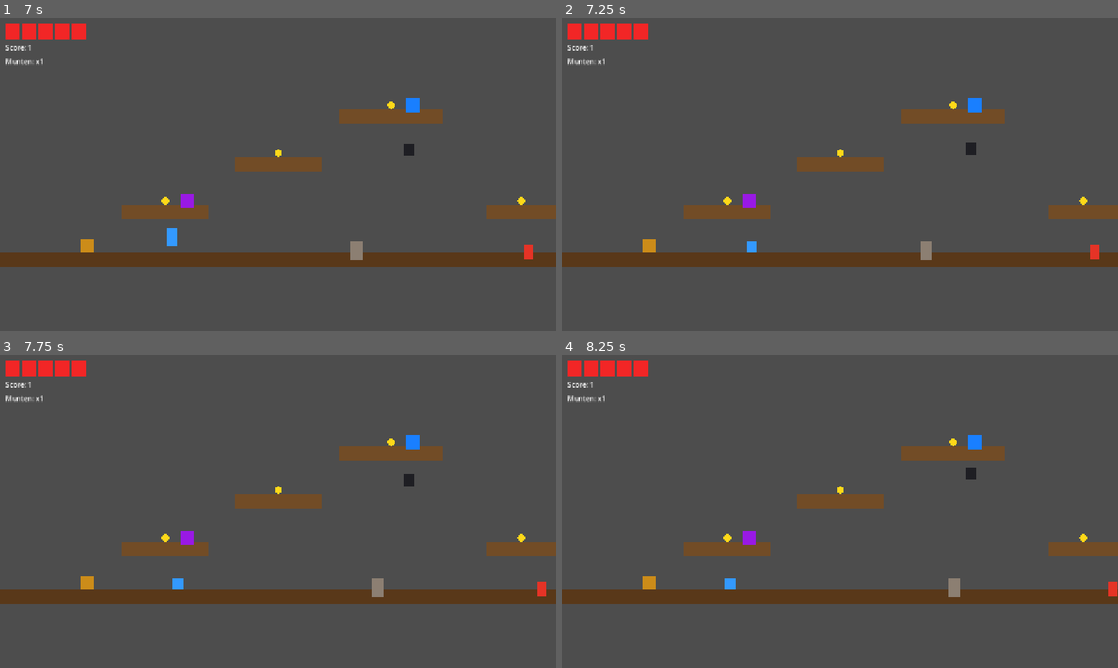
Above: before the commit, frames 1-4 (two rows, left to right).
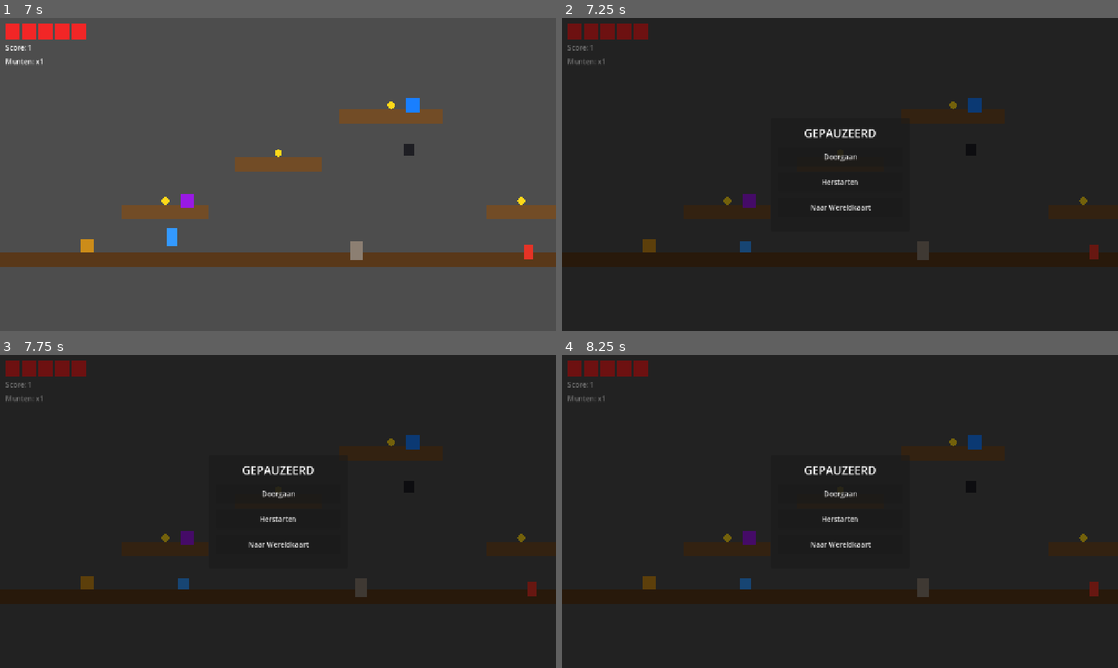
Above: after the commit, the same moments.

Repository: Morningcoffee74/flints-quest
Game: Godot game, scene res://scenes/ui/MainMenu.tscn
The game is run twice, just before and just after one commit, with the same random seed, the same clock (stepped at 60 frames per second) and the same inputs.
Inputs (mouse positions are in pixels of both pictures, inside the frame that each line leads up to):
- Up to frame 1 (7 s): click "Nieuw Spel" at 0.5 s; click (250, 89) at 1.27 s; type "Alex" at 1.35 s; click "Aanmaken" at 2 s; click "1" at 2.75 s; tap Enter at 3.5, 5.1 s; hold D (move_right) 3.53-5.03 s; tap X (punch) at 3.6, 5.85 s; tap Space (jump) at 3.77, 4.52, 6.02, 6.77 s; tap Z at 4.35, 6.6 s; hold A (move_left) 5.03-5.78 s; hold D (move_right) from 5.78 s (still down)
- Up to frame 2 (7.25 s): keep holding D (move_right); tap Escape (pause) at 7.15 s
- Up to frame 3 (7.75 s): release D (move_right) at 7.28 s; hold A (move_left) from 7.28 s (still down); tap Enter at 7.35 s; tap Space (jump) at 7.52 s
- Up to frame 4 (8.25 s): release A (move_left) at 8.03 s; hold D (move_right) from 8.03 s (still down); tap X (punch) at 8.1 s

Frame 1 is identical in both runs. In frame 2, 100% of the frame differs, in the area x 0-100%, y 0-100%; in frame 3, 100%; in frame 4, 100%.
Error before the commit: Invalid call. Nonexistent function 'is_action_just_pressed' in base 'InputEventKey'. (res://scripts/levels/LevelBase.gd:63)

Commit message:
Fix: is_action_just_pressed vervangen door is_action_pressed (Godot 4 API)
Co-Authored-By: Claude Sonnet 4.6 <noreply@anthropic.com>

Diff:
--- a/scripts/levels/LevelBase.gd
+++ b/scripts/levels/LevelBase.gd
@@ -60,7 +60,7 @@
 func _input(event: InputEvent) -> void:
 	if _level_done or _pause_menu == null:
 		return
-	if event is InputEventKey and event.is_action_just_pressed("pause"):
+	if event.is_action_pressed("pause") and not (event is InputEventKey and event.echo):
 		get_viewport().set_input_as_handled()
 		if _pause_menu.visible:
 			_pause_menu.hide()
